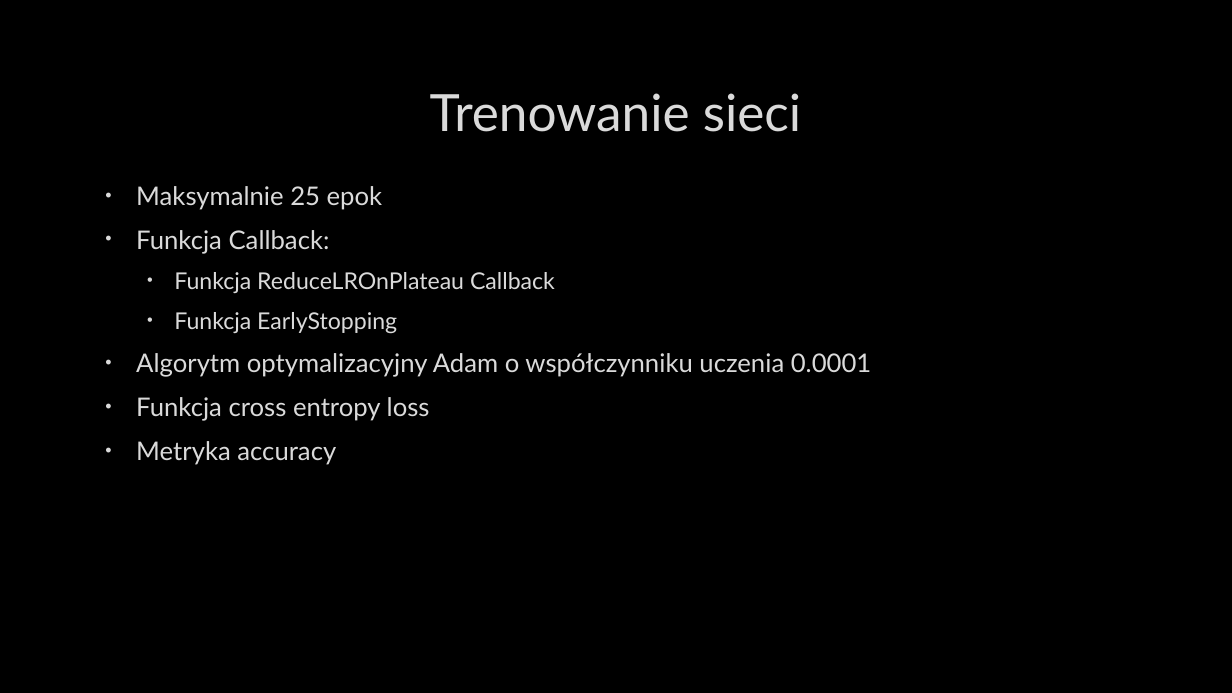
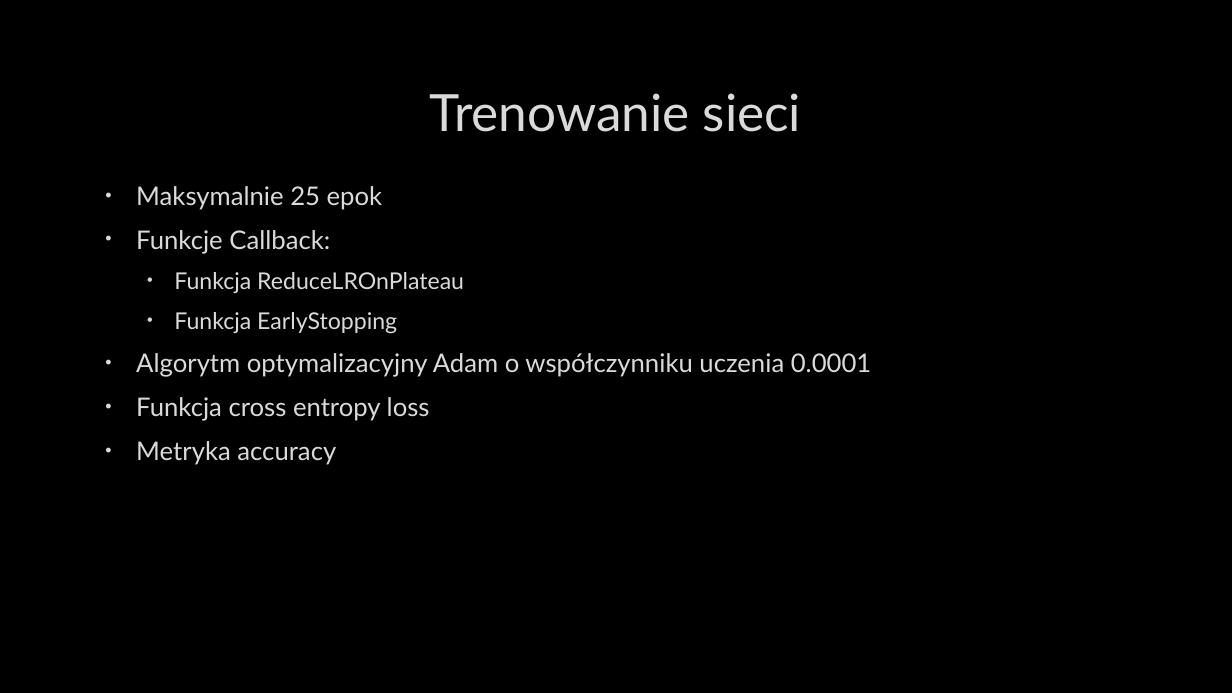
Before and after one commit to OskarMulcan/PSN_neural_networks_project, a slide deck: slide 4 of PSN_prezentacja.pptx. Drawn at 1232x693 pixels with LibreOffice and Linux fonts; fonts in the diff are those of the drawing; background and template pictures are left out. Boxes give left, top, right and bottom in pixels: in the first picture for what was removed or moved away, otherwise in the second. Text is boxed around its words. In the diff, an @@ line names an element or a change of style, - is before the commit and + after.

```diff
--- a/PSN_prezentacja.pptx
+++ b/PSN_prezentacja.pptx
@@ text at (136, 230, 464, 293): text changed @@
-• Funkcja Callback:
-  • Funkcja ReduceLROnPlateau Callback
+• Funkcje Callback:
+  • Funkcja ReduceLROnPlateau
```
Also in this commit, not shown: 2 other slides changed, 2 other files.
